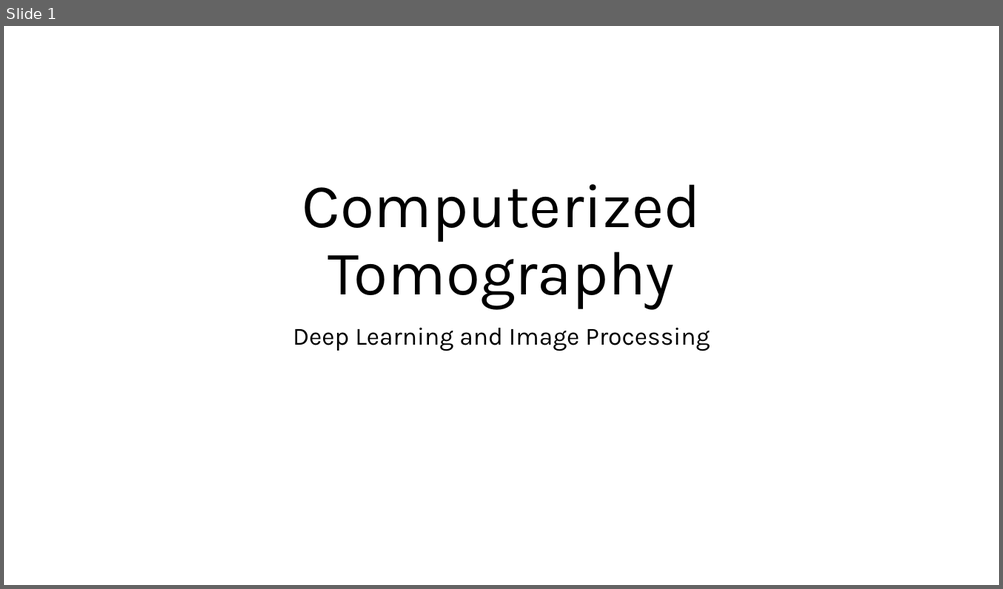
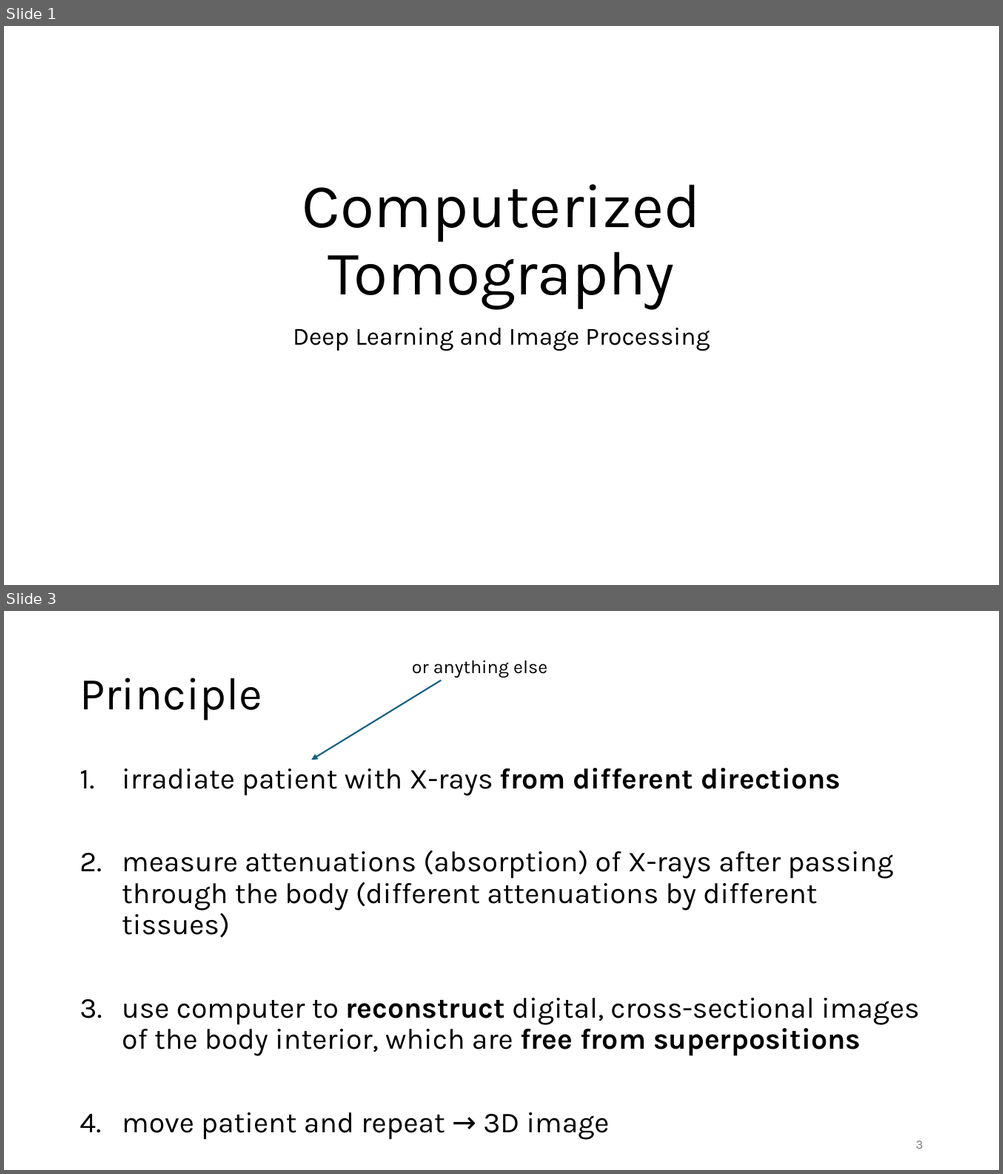
Before and after one commit to FelixWick/DL_images, a slide deck: slides/CT.pptx. Shown one above the other, each under a label of ours: slide 1 before the commit, slides 1 and 3 after it; the slides between them are not shown. The pictures are 1003x589 and 1003x1174 pixels, drawn with LibreOffice and Linux fonts; fonts in the diff are those of the drawing. Boxes give left, top, right and bottom in pixels: in the first picture for what was removed or moved away, otherwise in the second. Text is boxed around its words. In the diff, an @@ line names an element or a change of style, - is before the commit and + after.

```diff
--- a/slides/CT.pptx
+++ b/slides/CT.pptx
@@ slide 3 added at (x1=4, y1=611, x2=999, y2=1170), background #FFFFFF @@
@@ text added at (x1=412, y1=660, x2=547, y2=678), 18 pt, text #000000 @@
+or anything else
@@ title added at (x1=79, y1=678, x2=262, y2=721), 44 pt, text #000000 @@
+Principle
@@ arrow added from (441, 681) to (311, 760), #156082 1.5 pt @@
@@ text added at (x1=122, y1=768, x2=919, y2=1140), 28 pt, text #000000 @@
+1. irradiate patient with X-rays from different directions
+2. measure attenuations (absorption) of X-rays after passing through the body (different attenuations by different tissues)
+3. use computer to reconstruct digital, cross-sectional images of the body interior, which are free from superpositions
+4. move patient and repeat → 3D image
@@ page number added at (x1=916, y1=1141, x2=923, y2=1149), 12 pt, text #797979 @@
+3
```
Also in this commit, not shown: 5 slides changed, 1 other slide added.
